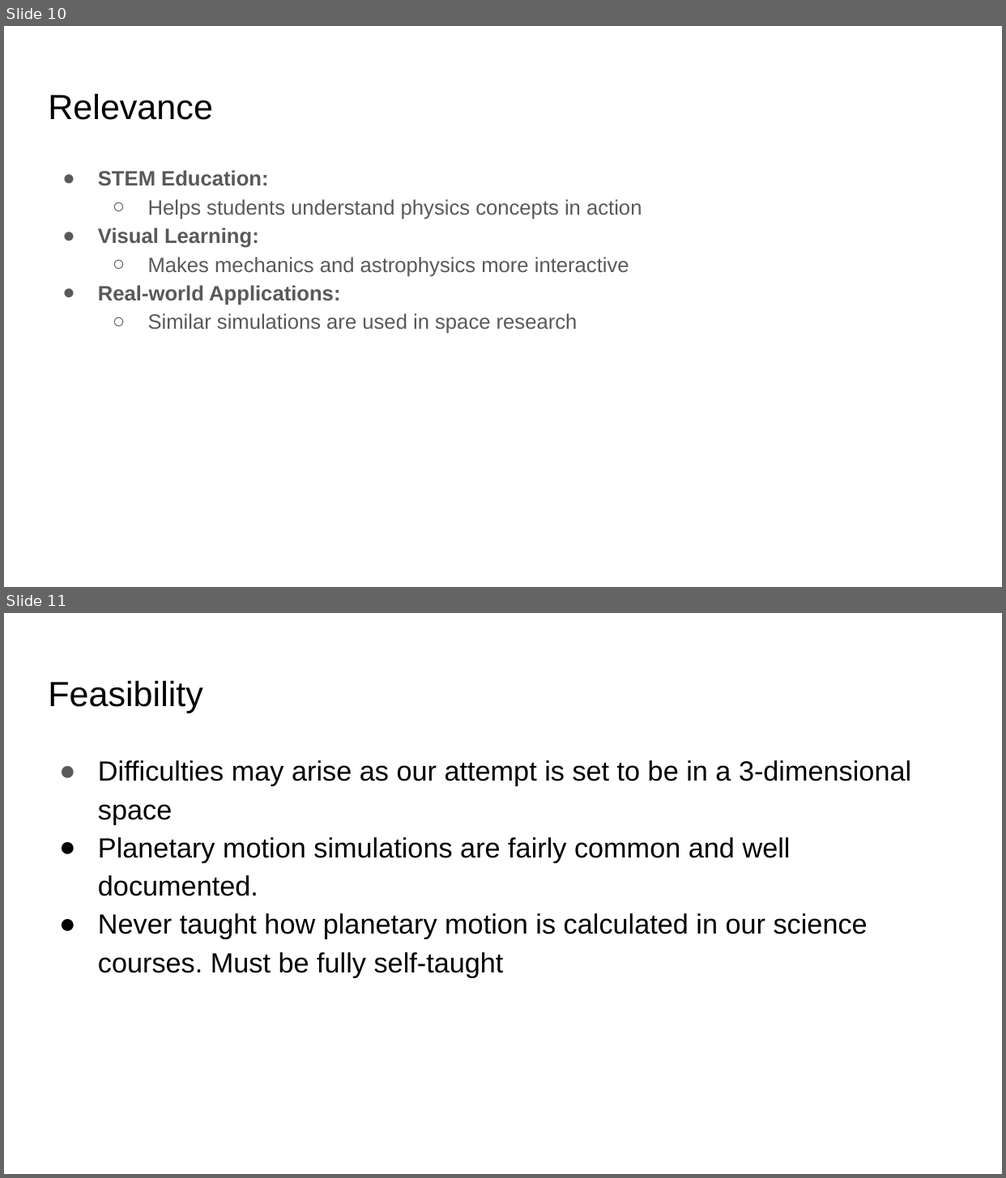
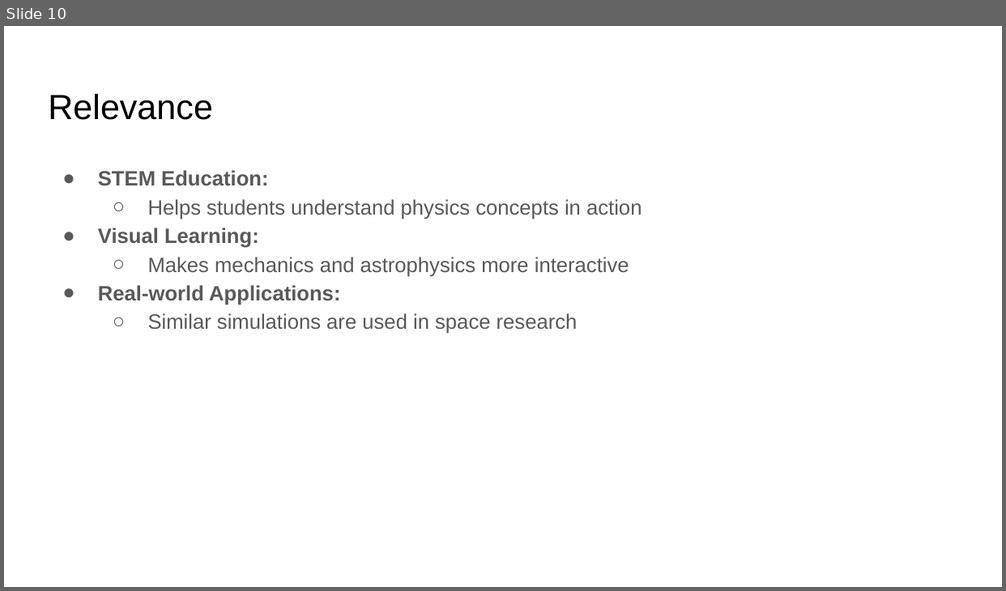
Before and after one commit to adinashby-vanier-college/integrative-project-in-csm-project-superspheres, a slide deck: Deliverable 1/SuperSpheres(1).pptx. Shown one above the other, each under a label of ours: slides 10 and 11 before the commit, slide 10 after it. The pictures are 1006x1178 and 1006x591 pixels, drawn with LibreOffice and Linux fonts; fonts in the diff are those of the drawing. Boxes give left, top, right and bottom in pixels: in the first picture for what was removed or moved away, otherwise in the second. Text is boxed around its words. In the diff, an @@ line names an element or a change of style, - is before the commit and + after.

Commit message:
presentation 2.1

```diff
--- a/Deliverable 1/SuperSpheres(1).pptx
+++ b/Deliverable 1/SuperSpheres(1).pptx
@@ slide 11 removed at (4,613,1002,1174), background #FFFFFF @@
@@ title removed at (48,680,203,713) @@
-Feasibility
@@ text removed at (98,760,911,977) @@
-● Difficulties may arise as our attempt is set to be in a 3-dimensional space
-● Planetary motion simulations are fairly common and well documented.
-● Never taught how planetary motion is calculated in our science courses. Must be fully self-taught
```
Also in this commit, not shown: 2 slides added.
